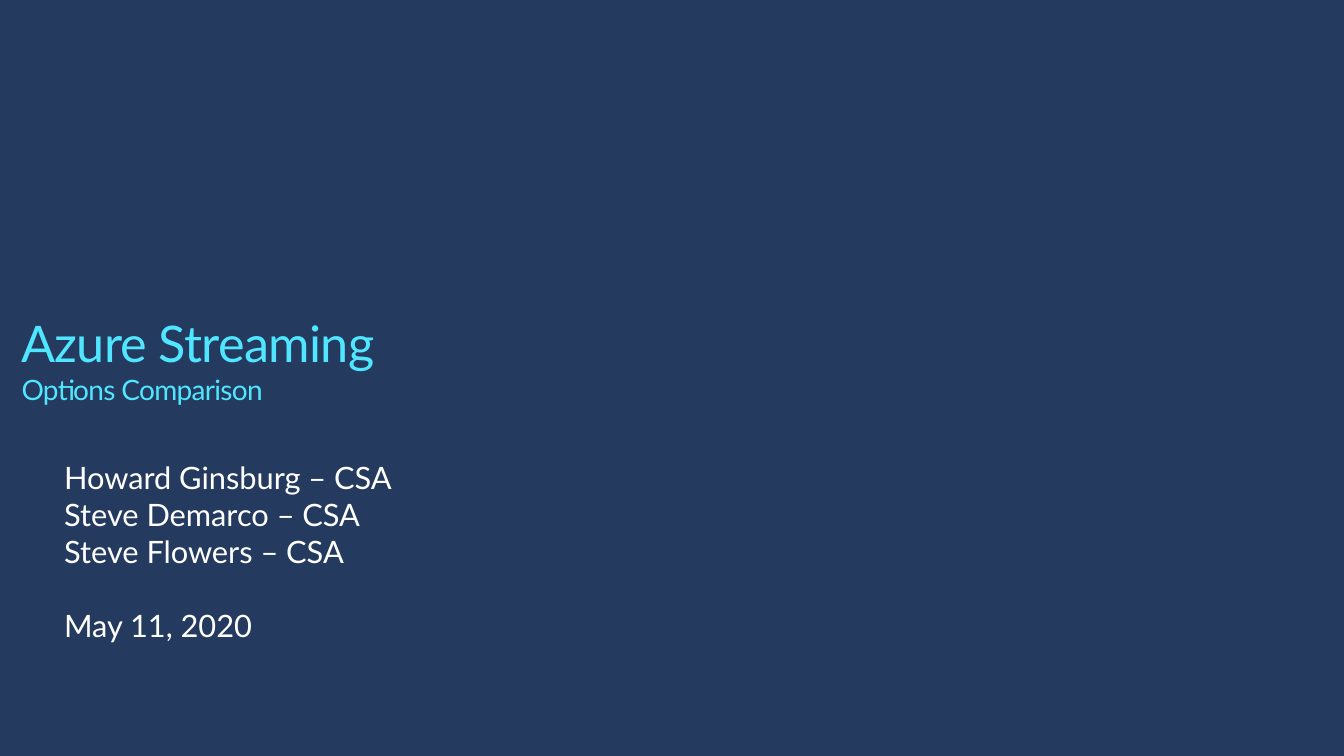
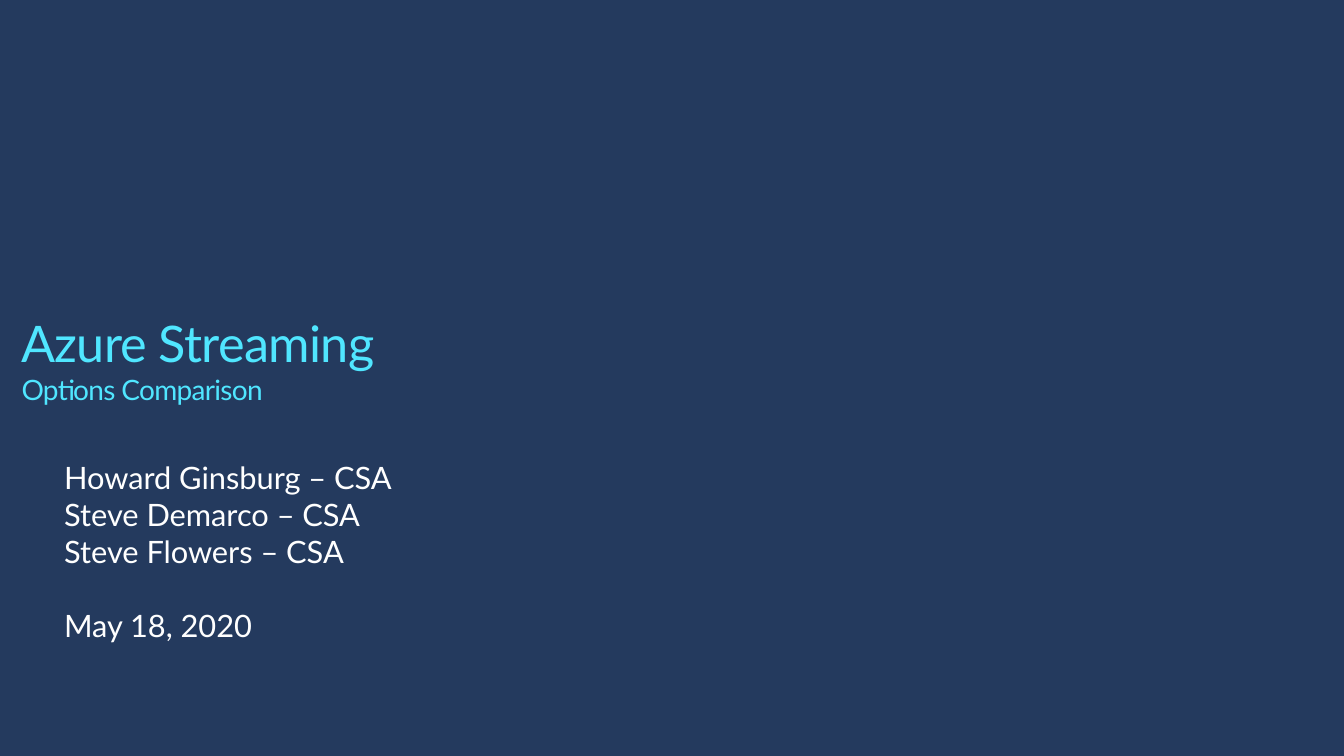
Before and after one commit to GLRAzure/streaming-demo, a slide deck: slide 1 of Presentation/Streaming Demo.pptx. Drawn at 1344x756 pixels with LibreOffice and Linux fonts; fonts in the diff are those of the drawing; background and template pictures are left out. Boxes give left, top, right and bottom in pixels: in the first picture for what was removed or moved away, otherwise in the second. Text is boxed around its words. In the diff, an @@ line names an element or a change of style, - is before the commit and + after.

```diff
--- a/Presentation/Streaming Demo.pptx
+++ b/Presentation/Streaming Demo.pptx
@@ text at [64,614,252,643]: text changed @@
-May 11, 2020
+May 18, 2020
```
Also in this commit, not shown: 1 slide added, 1 slide removed, 1 other file.
